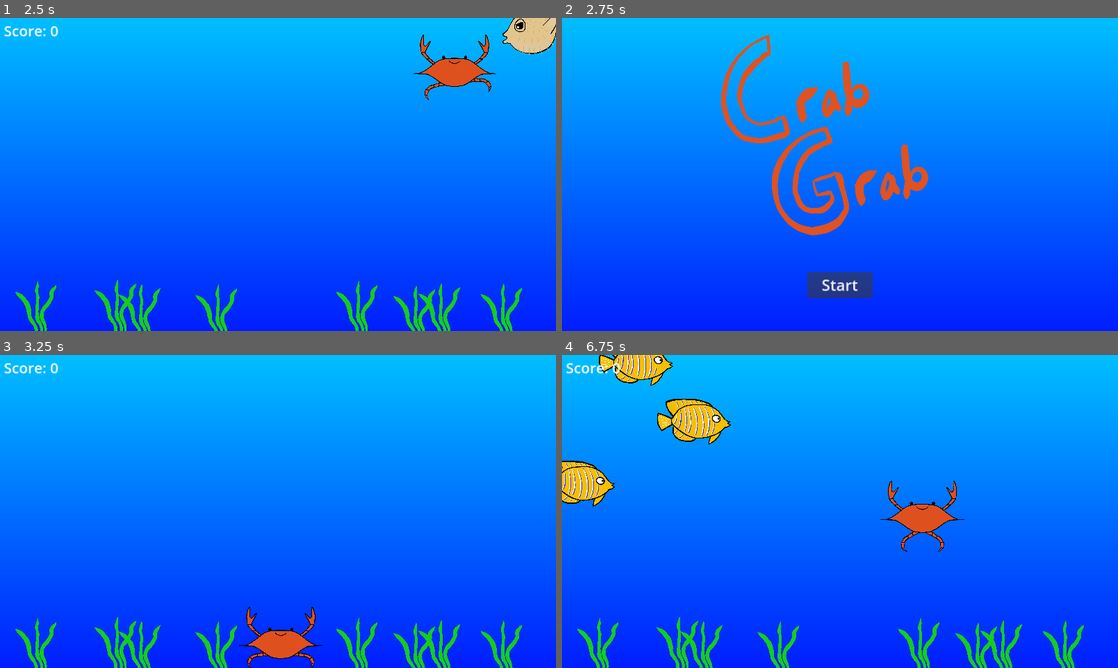
Above: before the commit, frames 1-4 (two rows, left to right).
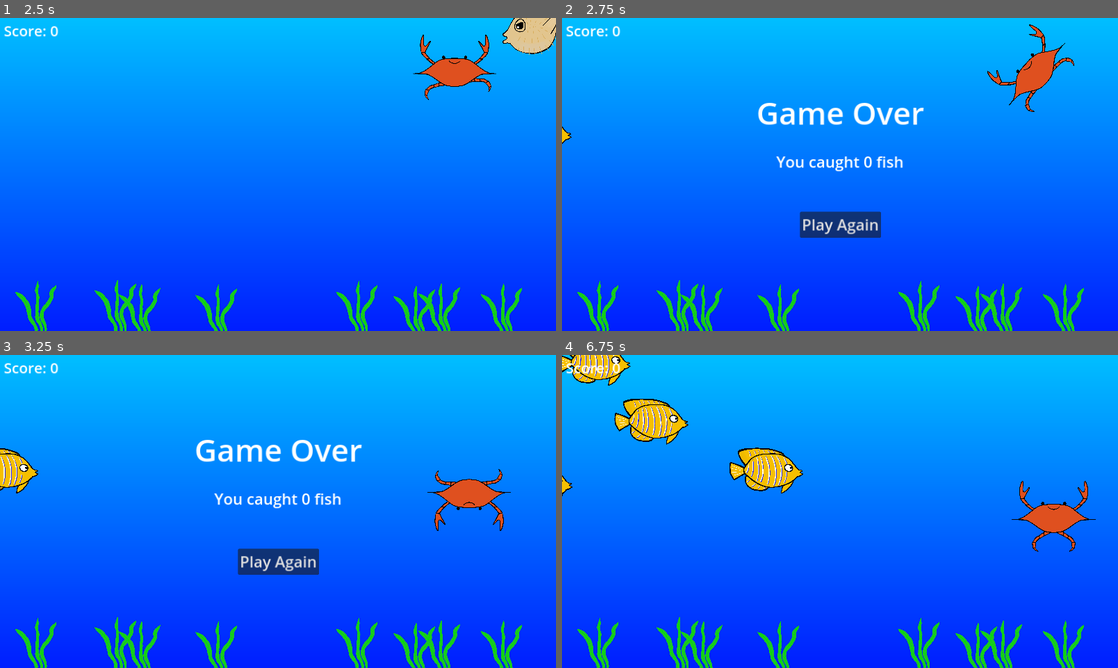
Above: after the commit, the same moments.

Repository: tkindy/crab-grab
Game: Godot game, scene res://scenes/main_menu.tscn
The game is run twice, just before and just after one commit, with the same random seed, the same clock (stepped at 60 frames per second) and the same inputs.
Inputs (mouse positions are in pixels of both pictures, inside the frame that each line leads up to):
- Up to frame 1 (2.5 s): click "Start" at 0.5 s; tap Enter at 1.25 s; hold D (move_right) from 1.28 s (still down); tap Space (jump) at 1.35, 1.52, 1.82, 2.1, 2.27 s
- Up to frame 2 (2.75 s): keep holding D (move_right); tap Space (jump) at 2.57 s
- Up to frame 3 (3.25 s): release D (move_right) at 2.75 s; click (278, 621) at 2.75 s, where only the run before the commit has a clickable "Start"
- Up to frame 4 (6.75 s): click (840, 561) at 3.5 s, where only the run after the commit has a clickable "Play Again"; hold A (move_left) 4.28-5.03 s; tap Space (jump) at 4.35, 5.1, 5.27, 5.57, 5.85, 6.02, 6.32, 6.6 s; hold D (move_right) 5.03-6.53 s; hold A (move_left) from 6.53 s (still down)

Frame 1 is identical in both runs. In frame 2, 10% of the frame differs, in the area x 0-94%, y 2-100%; in frame 3, 5.2%; in frame 4, 7.8%.

Commit message:
Add game over screen

Diff:
--- a/project.godot
+++ b/project.godot
@@ -36,3 +36,9 @@
 "events": [Object(InputEventKey,"resource_local_to_scene":false,"resource_name":"","device":-1,"window_id":0,"alt_press …(191 unchanged characters)…
 ]
 }
+
+[layer_names]
+
+2d_physics/layer_1="Player"
+2d_physics/layer_2="Walls"
+2d_physics/layer_3="Fish"
--- a/scenes/abstract_fish.gd
+++ b/scenes/abstract_fish.gd
@@ -25,6 +25,14 @@
     position.x += x_change
 
 
+func game_over():
+  collision_mask = 0b0
+
+
+func restart_game():
+  collision_mask = 0b1
+
+
 func _on_body_entered(body: Node2D) -> void:
   queue_free()
 
--- a/scenes/abstract_fish.tscn
+++ b/scenes/abstract_fish.tscn
@@ -3,7 +3,7 @@
 [ext_resource type="Script" path="res://scenes/abstract_fish.gd" id="1_27f5u"]
 
 [node name="AbstractFish" type="Area2D"]
-collision_mask = 2
+collision_layer = 4
 script = ExtResource("1_27f5u")
 
 [node name="VisibleOnScreenNotifier2D" type="VisibleOnScreenNotifier2D" parent="."]
--- a/scenes/game.gd
+++ b/scenes/game.gd
@@ -1,20 +1,13 @@
 extends Node2D
 
+signal game_over
+signal restart_game
 
 const FISH = preload("res://scenes/fish.tscn")
 const PUFFER = preload("res://scenes/pufferfish.tscn")
 const PUFFER_RATIO = 0.2
 
 var score = 0
-
-# Called when the node enters the scene tree for the first time.
-func _ready() -> void:
-  pass # Replace with function body.
-
-
-# Called every frame. 'delta' is the elapsed time since the previous frame.
-func _process(delta: float) -> void:
-  pass
 
 
 func _on_fish_spawn_timer_timeout() -> void:
@@ -34,14 +27,41 @@
 
   var body_entered_callback = _on_puffer_entered if is_puffer else _on_fish_entered
   new_fish.body_entered.connect(body_entered_callback)
+  game_over.connect(new_fish.game_over)
+  restart_game.connect(new_fish.restart_game)
 
   $Fish.add_child(new_fish)
 
 
 func _on_fish_entered(body: Node2D) -> void:
-  score += 1
-  $Score.text = "Score: %d" % score
+  _increment_score()
 
 
 func _on_puffer_entered(body: Node2D) -> void:
-  get_tree().change_scene_to_file.call_deferred("res://scenes/main_menu.tscn")
+  game_over.emit()
+
+  $FishSpawnTimer.stop()
+  $Player.set_game_over()
+
+  var overlay = load("res://scenes/game_over_overlay.tscn").instantiate()
+  overlay.set_score(score)
+  overlay.play_again.connect(_on_play_again)
+
+  add_child(overlay)
+
+
+func _on_play_again() -> void:
+  restart_game.emit()
+  _set_score(0)
+  get_node("GameOverOverlay").queue_free()
+  $FishSpawnTimer.start()
+  $Player.restart_game()
+
+
+func _increment_score() -> void:
+  _set_score(score + 1)
+
+
+func _set_score(new_score: int) -> void:
+  score = new_score
+  $Score.text = "Score: %d" % score
--- a/scenes/game.tscn
+++ b/scenes/game.tscn
@@ -56,21 +56,24 @@
 [node name="Walls" type="Node2D" parent="."]
 
 [node name="Floor" type="StaticBody2D" parent="Walls"]
-collision_mask = 2
+collision_layer = 2
+collision_mask = 0
 
 [node name="CollisionShape2D" type="CollisionShape2D" parent="Walls/Floor"]
 position = Vector2(582, 649)
 shape = SubResource("WorldBoundaryShape2D_rp5gu")
 
 [node name="Left" type="StaticBody2D" parent="Walls"]
-collision_mask = 2
+collision_layer = 2
+collision_mask = 0
 
 [node name="CollisionShape2D" type="CollisionShape2D" parent="Walls/Left"]
 position = Vector2(0, 291)
 shape = SubResource("WorldBoundaryShape2D_354a6")
 
 [node name="Right" type="StaticBody2D" parent="Walls"]
-collision_mask = 2
+collision_layer = 2
+collision_mask = 0
 
 [node name="CollisionShape2D" type="CollisionShape2D" parent="Walls/Right"]
 position = Vector2(1153, 319)
--- /dev/null
+++ b/scenes/game_over_overlay.gd
@@ -0,0 +1,11 @@
+extends CanvasLayer
+
+signal play_again
+
+
+func set_score(score: int) -> void:
+  $ScoreDescription.text = "You caught %s fish" % score
+
+
+func _on_retry_button_pressed() -> void:
+  play_again.emit()
--- /dev/null
+++ b/scenes/game_over_overlay.tscn
@@ -0,0 +1,47 @@
+[gd_scene load_steps=2 format=3 uid="uid://dxsxex43yr3c8"]
+
+[ext_resource type="Script" path="res://scenes/game_over_overlay.gd" id="1_ssj2r"]
+
+[node name="GameOverOverlay" type="CanvasLayer"]
+script = ExtResource("1_ssj2r")
+
+[node name="Title" type="Label" parent="."]
+anchors_preset = 5
+anchor_left = 0.5
+anchor_right = 0.5
+offset_left = -173.0
+offset_top = 151.0
+offset_right = 174.0
+offset_bottom = 239.0
+grow_horizontal = 2
+theme_override_font_sizes/font_size = 64
+text = "Game Over"
+horizontal_alignment = 1
+
+[node name="ScoreDescription" type="Label" parent="."]
+anchors_preset = 5
+anchor_left = 0.5
+anchor_right = 0.5
+offset_left = -141.0
+offset_top = 275.0
+offset_right = 141.0
+offset_bottom = 320.0
+grow_horizontal = 2
+theme_override_font_sizes/font_size = 32
+text = "You caught 17 fish"
+horizontal_alignment = 1
+
+[node name="RetryButton" type="Button" parent="."]
+anchors_preset = 5
+anchor_left = 0.5
+anchor_right = 0.5
+offset_left = -83.0
+offset_top = 401.0
+offset_right = 84.0
+offset_bottom = 454.0
+grow_horizontal = 2
+theme_override_font_sizes/font_size = 32
+text = "Play Again
+"
+
+[connection signal="pressed" from="RetryButton" to="." method="_on_retry_button_pressed"]
--- a/scenes/player.gd
+++ b/scenes/player.gd
@@ -6,6 +6,7 @@
 const ALLOWED_JUMPS = 3
 
 var jumps = ALLOWED_JUMPS
+var _game_over = false
 
 func _physics_process(delta: float) -> void:
   # Add the gravity.
@@ -16,7 +17,7 @@
   if is_on_floor():
     jumps = ALLOWED_JUMPS
 
-  if Input.is_action_just_pressed("jump") and jumps != 0:
+  if not _game_over and Input.is_action_just_pressed("jump") and jumps != 0:
     jumps -= 1
     velocity.y += JUMP_VELOCITY
     $AnimationPlayer.stop(true)
@@ -24,15 +25,27 @@
 
   # Get the input direction and handle the movement/deceleration.
   var direction := Input.get_axis("move_left", "move_right")
-  if direction:
+  if not _game_over and direction:
     velocity.x = direction * SPEED
   else:
     velocity.x = move_toward(velocity.x, 0, SPEED)
 
-  if $AnimationPlayer.current_animation != "jump":
+  if not _game_over and $AnimationPlayer.current_animation != "jump":
     if velocity.x:
       $AnimationPlayer.play("walk")
     else:
       $AnimationPlayer.play("RESET")
 
   move_and_slide()
+
+
+func set_game_over():
+  _game_over = true
+  collision_mask = 0b010
+  $AnimationPlayer.play("die")
+
+
+func restart_game():
+  _game_over = false
+  collision_mask = 0b110
+  $AnimationPlayer.play("RESET")
--- a/scenes/player.tscn
+++ b/scenes/player.tscn
@@ -33,6 +33,18 @@
 tracks/1/interp = 1
 tracks/1/loop_wrap = true
 tracks/1/keys = {
+"times": PackedFloat32Array(0),
+"transitions": PackedFloat32Array(1),
+"update": 0,
+"values": [0.0]
+}
+tracks/2/type = "value"
+tracks/2/imported = false
+tracks/2/enabled = true
+tracks/2/path = NodePath("Body:rotation")
+tracks/2/interp = 1
+tracks/2/loop_wrap = true
+tracks/2/keys = {
 "times": PackedFloat32Array(0),
 "transitions": PackedFloat32Array(1),
 "update": 0,
@@ -98,15 +110,33 @@
 "values": [0.0, -0.139626, 0.0, 0.139626]
 }
 
+[sub_resource type="Animation" id="Animation_yug3r"]
+resource_name = "die"
+length = 0.5
+step = 0.125
+tracks/0/type = "value"
+tracks/0/imported = false
+tracks/0/enabled = true
+tracks/0/path = NodePath("Body:rotation")
+tracks/0/interp = 1
+tracks/0/loop_wrap = true
+tracks/0/keys = {
+"times": PackedFloat32Array(0, 0.5),
+"transitions": PackedFloat32Array(1, 1),
+"update": 0,
+"values": [0.0, -3.14159]
+}
+
 [sub_resource type="AnimationLibrary" id="AnimationLibrary_ixa8w"]
 _data = {
 "RESET": SubResource("Animation_f7ss8"),
+"die": SubResource("Animation_yug3r"),
 "jump": SubResource("Animation_m6brr"),
 "walk": SubResource("Animation_f7mhu")
 }
 
 [node name="Player" type="CharacterBody2D"]
-collision_layer = 2
+collision_mask = 2
 script = ExtResource("1_17ggi")
 
 [node name="Body" type="Node2D" parent="."]
Not shown: 1 places in scenes/player.tscn that only renumber resources
